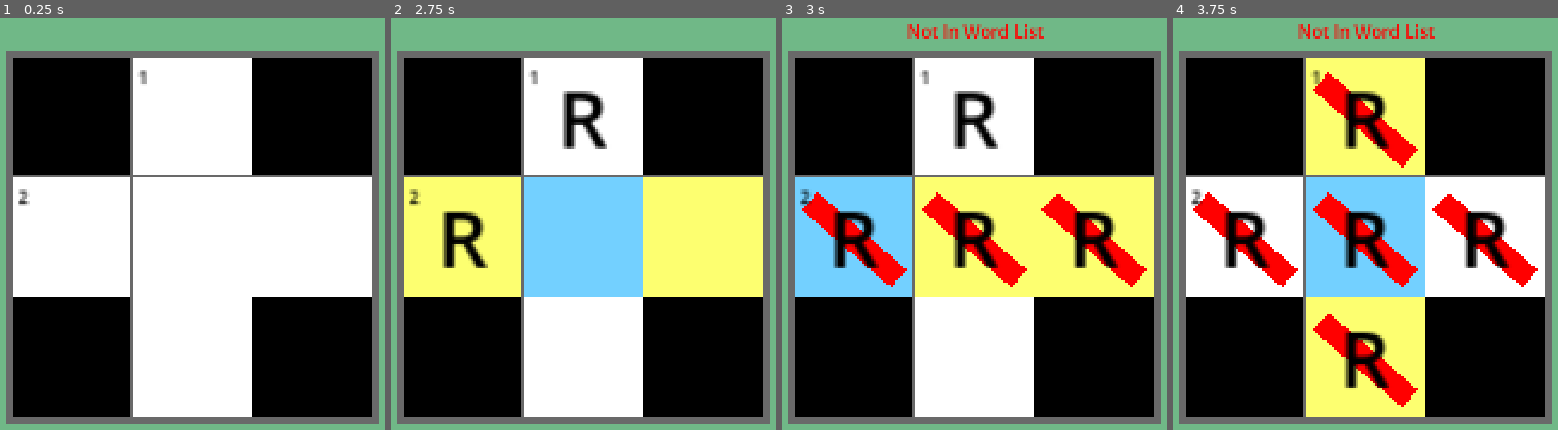
Above: before the commit, frames 1-4 (left to right).
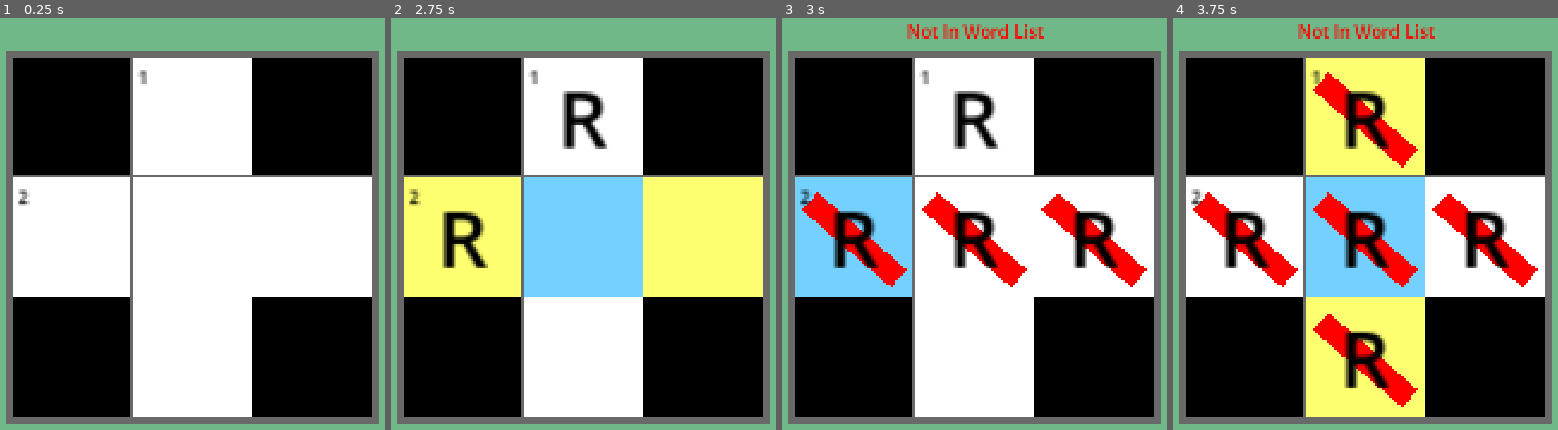
Above: after the commit, the same moments.

Repository: tagetjerngren/WordCrossing
Game: Godot game, scene res://level_1.tscn
Two runs of this game, one before a commit and one after it. Both use one fixed random seed, a clock stepped at 60 frames per second and the inputs below. The engine's default icon, where the game draws it, is replaced by a stand-in: a white triangle on a blue panel in a dark square.
Inputs (mouse positions are in pixels of both pictures, inside the frame that each line leads up to):
- Up to frame 1 (0.25 s): no input
- Up to frame 2 (2.75 s): tap Enter at 0.5 s; move the mouse to (464, 116) at 0.52 s; tap R (RotateWordStartTile) at 0.6, 1.25, 1.35, 2, 2.1 s; click (464, 116) at 0.67 s; move the mouse to (583, 116) at 1.27 s; click (583, 116) at 1.42 s; move the mouse to (702, 116) at 2.02 s; click (702, 116) at 2.17 s
- Up to frame 3 (3 s): tap R (RotateWordStartTile) at 2.75, 2.85 s; move the mouse to (855, 236) at 2.77 s; click (855, 236) at 2.92 s
- Up to frame 4 (3.75 s): tap R (RotateWordStartTile) at 3.5, 3.6 s; move the mouse to (1365, 236) at 3.52 s; click (1365, 236) at 3.67 s

Frames 1-2 are identical in both runs. In frame 3, 14% of the frame differs, in the area x 34-97%, y 38-68%; in frame 4, nothing differs.

Commit message:
Feat: Next tile is a bit more clever in it's orientation and tile selection

Diff:
--- a/Scripts/grid.gd
+++ b/Scripts/grid.gd
@@ -48,6 +48,31 @@
 		if Tiles[i].GetBlocked():
 			break
 		Tiles[i].SetInvalidWord(Invalid)
+
+func GetColumnCoords(Index : int) -> Vector2:
+	var ResultIndex = Index
+	for i in range(Index, -1, -GRID_WIDTH):
+		if Tiles[i].GetBlocked():
+			break
+		ResultIndex = i
+		#Tiles[i].SetState(State)
+	return Vector2(ResultIndex % GRID_WIDTH, ResultIndex / GRID_WIDTH)
+
+func GetRowCoords(Index : int) -> Vector2:
+	var ResultIndex = Index
+	#for i in range(Index, -1, -GRID_WIDTH):
+		#if Tiles[i].GetBlocked():
+			#break
+		#ResultIndex = i
+		#Tiles[i].SetState(State)
+	var RowStart = Index - (Index % GRID_WIDTH) - 1
+
+	for i in range(Index, RowStart, -1):
+		if Tiles[i].GetBlocked():
+			break
+		ResultIndex = i
+		#Tiles[i].SetState(State)
+	return Vector2(ResultIndex % GRID_WIDTH, ResultIndex / GRID_WIDTH)
 
 func SetColumnState(State):
 	# Grow Down
@@ -212,6 +237,8 @@
 
 	HintTitles = []
 	Thing = {}
+	var ThingAcross : Dictionary[String, Vector2] = {}
+	var ThingDown : Dictionary[String, Vector2] = {}
 
 	#var Number = 1
 	var VerticalChecked = []
@@ -236,7 +263,7 @@
 					Tiles[x + y * GRID_WIDTH].SetWordNumber(Number)
 					GivenNumber.append(x + y * GRID_WIDTH)
 					HintTitles.append(str(Number) + "D")
-					Thing[str(Number) + "D"] = Vector2(x, y)
+					ThingDown[str(Number) + "D"] = Vector2(x, y)
 
 			# Mark this axis as considered in vertical
 			for dy in range(y, GRID_HEIGHT):
@@ -254,12 +281,12 @@
 				if WordCount > 1:
 					if (y * GRID_WIDTH + x in GivenNumber):
 						HintTitles.append(str(Number) + "A")
-						Thing[str(Number) + "A"] = Vector2(x, y)
+						ThingAcross[str(Number) + "A"] = Vector2(x, y)
 					else:
 						Tiles[x + y * GRID_WIDTH].SetWordNumber(Number)
 						GivenNumber.append(x + y * GRID_WIDTH)
 						HintTitles.append(str(Number) + "A")
-						Thing[str(Number) + "A"] = Vector2(x, y)
+						ThingAcross[str(Number) + "A"] = Vector2(x, y)
 
 			# Mark this axis as considered horizontally
 			for dx in range(x, GRID_WIDTH):
@@ -268,6 +295,9 @@
 				HorizontalChecked.append(dx + y * GRID_WIDTH)
 
 			Number += 1
+
+	ThingAcross.merge(ThingDown)
+	Thing = ThingAcross
 
 var WordList : PackedStringArray
 
@@ -432,10 +462,40 @@
 	ShowWinMessage(bDone)
 	return bDone
 
+func GetFirstFreeTileRow(Index : int):
+	var RowStart = Index - (Index % GRID_WIDTH) - 1
+	var RowEnd = RowStart + GRID_WIDTH + 1
+	var Result = Index
+	# Grow Right
+	for i in range(Index, RowEnd):
+		Result = i
+
+		if Tiles[i].GetBlocked() or Tiles[i].GetCharacter() != "":
+			continue
+
+		if Tiles[i].GetCharacter() == "":
+			break
+
+	return Result
+
+func GetFirstFreeTileColumn(Index : int):
+	var Result = Index
+
+	# Grow Down
+	for i in range(Index, TILE_COUNT, GRID_WIDTH):
+		Result = i
+		if Tiles[i].GetBlocked() or Tiles[i].GetCharacter() != "":
+			continue
+
+		if Tiles[i].GetCharacter() == "":
+			break
+	return Result
+
 func GoToNextTile():
 	var Tries = TILE_COUNT
 
 	var NextTile = ActiveIndex
+
 	if CurrentHighlight == Constants.Highlight.RowActive:
 		NextTile += 1
 		if NextTile >= TILE_COUNT:
@@ -460,12 +520,36 @@
 		elif NextTile >= TILE_COUNT:
 			NextTile -= (TILE_COUNT - 1)
 		while Tiles[NextTile].GetBlocked() or Tiles[NextTile].GetCharacter() != "":
+
 			NextTile += GRID_WIDTH
 			if NextTile >= TILE_COUNT:
 				NextTile -= (TILE_COUNT - 1)
 			Tries -= 1
 			if Tries <= 0:
 				return
+
+	# Check which tile rules this tile
+	if CurrentHighlight == Constants.Highlight.RowActive:
+		var Coords = GetRowCoords(NextTile)
+		var a = Thing.find_key(Coords)
+		if not a:
+			Coords = GetColumnCoords(NextTile)
+			SetRowState(Constants.TileState.Inactive)
+			CurrentHighlight = Constants.Highlight.ColumnActive
+			NextTile = GetFirstFreeTileColumn(Coords.x + Coords.y * GRID_WIDTH)
+		else:
+			NextTile = GetFirstFreeTileRow(Coords.x + Coords.y * GRID_WIDTH)
+	elif CurrentHighlight == Constants.Highlight.ColumnActive:
+		var Coords = GetColumnCoords(NextTile)
+		var a = Thing.find_key(Coords)
+		if not a:
+			Coords = GetRowCoords(NextTile)
+			SetColumnState(Constants.TileState.Inactive)
+			CurrentHighlight = Constants.Highlight.RowActive
+			NextTile = GetFirstFreeTileRow(Coords.x + Coords.y * GRID_WIDTH)
+		else:
+			NextTile = GetFirstFreeTileColumn(Coords.x + Coords.y * GRID_WIDTH)
+
 	SetActive(NextTile)
 
 func GoToPreviousTile():
@@ -501,6 +585,7 @@
 				PrevTile += TILE_COUNT - GRID_WIDTH - 1
 			else:
 				PrevTile -= GRID_WIDTH
+
 	SetActive(PrevTile)
 
 func _input(event: InputEvent) -> void:
--- a/level_5.tscn
+++ b/level_5.tscn
@@ -1,7 +1,6 @@
 [gd_scene format=3 uid="uid://dwjjijwlmk0kx"]
 
 [ext_resource type="PackedScene" uid="uid://cy4qo2joj2i5u" path="res://Scenes/word_crossing_manager.tscn" id="1_mg3yy"]
-[ext_resource type="PackedScene" uid="uid://dykya3a2dqoe7" path="res://level_1.tscn" id="2_br4so"]
 [ext_resource type="PackedScene" uid="uid://hkugd1j5ibmb" path="res://Scenes/block_tile_spawn.tscn" id="2_cp4ax"]
 [ext_resource type="PackedScene" uid="uid://3k2ewfgnj5lr" path="res://Scenes/word_start_tile_spawn.tscn" id="3_cp4ax"]
 
@@ -15,7 +14,6 @@
 
 [node name="WordCrossingManager" parent="." unique_id=1982975088 instance=ExtResource("1_mg3yy")]
 Grid_Size = 8
-NextLevel = ExtResource("2_br4so")
 
 [node name="Grid" parent="WordCrossingManager" index="0" unique_id=48706003]
 offset_left = 487.0
